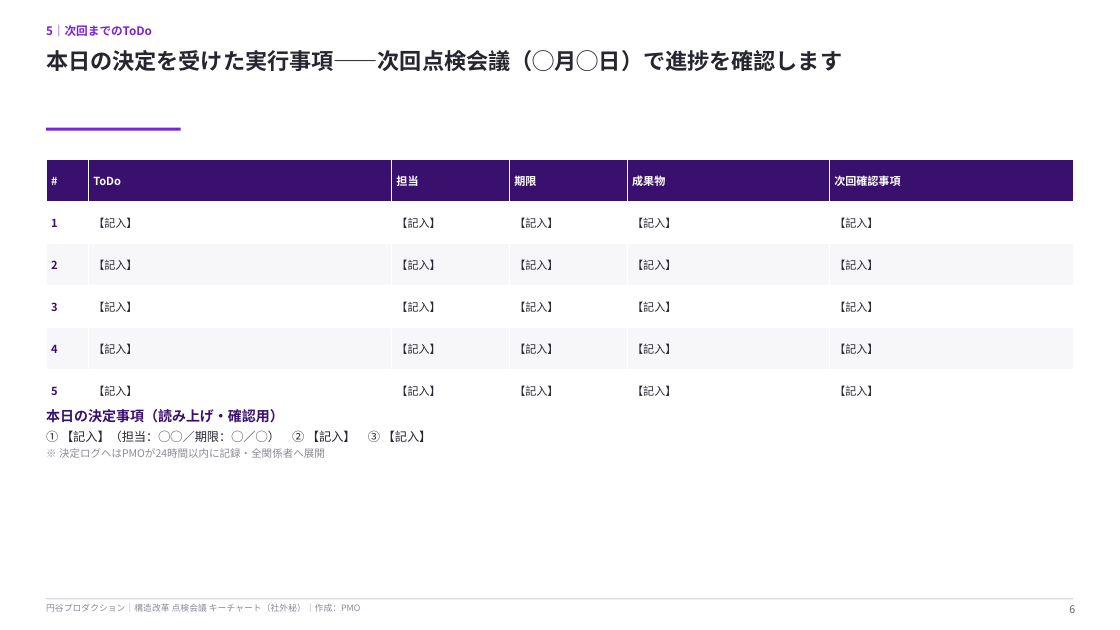
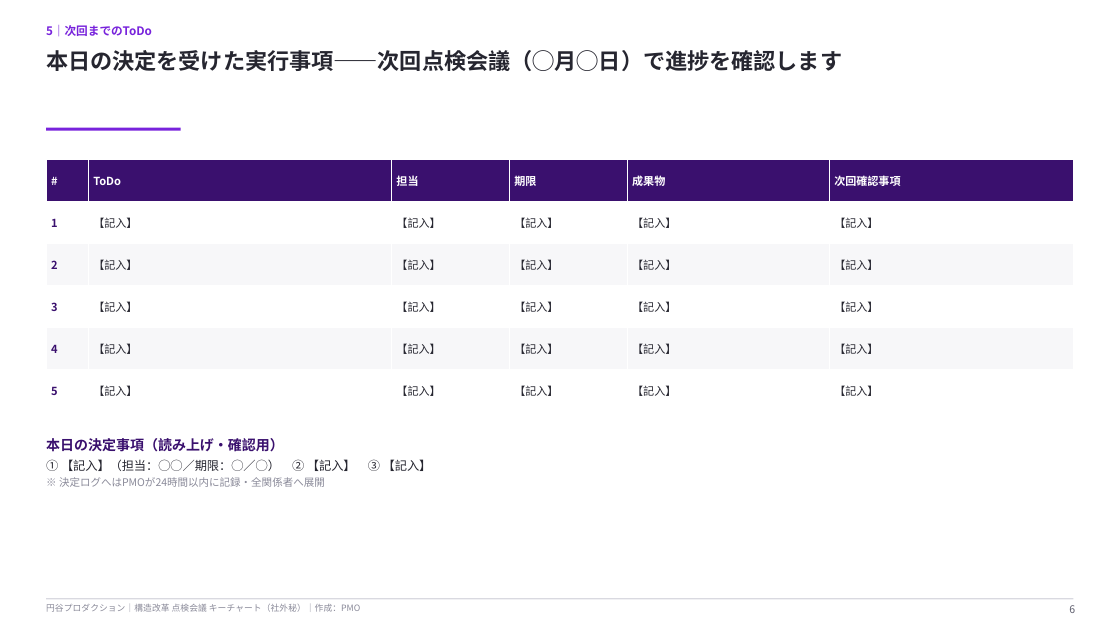
Before and after one commit to hayatoshintani-spe/kessho-lens, a slide deck: slide 6 of docs/sales-reform-toolkit/meetings/点検会議_キーチャートテンプレート.pptx. Drawn at 1120x630 pixels with LibreOffice and Linux fonts; fonts in the diff are those of the drawing. Boxes give left, top, right and bottom in pixels: in the first picture for what was removed or moved away, otherwise in the second. Text is boxed around its words. In the diff, an @@ line names an element or a change of style, - is before the commit and + after.

```diff
--- a/docs/sales-reform-toolkit/meetings/点検会議_キーチャートテンプレート.pptx
+++ b/docs/sales-reform-toolkit/meetings/点検会議_キーチャートテンプレート.pptx
@@ text "本日の決定事項（読み上げ・確認用）": place and size @@
-text "本日の決定事項（読み上げ・確認用）" at [46, 409, 432, 458]
+text "本日の決定事項（読み上げ・確認用）" at [46, 438, 432, 487]
```
Also in this commit, not shown: 2 other slides changed, 1 other file.
